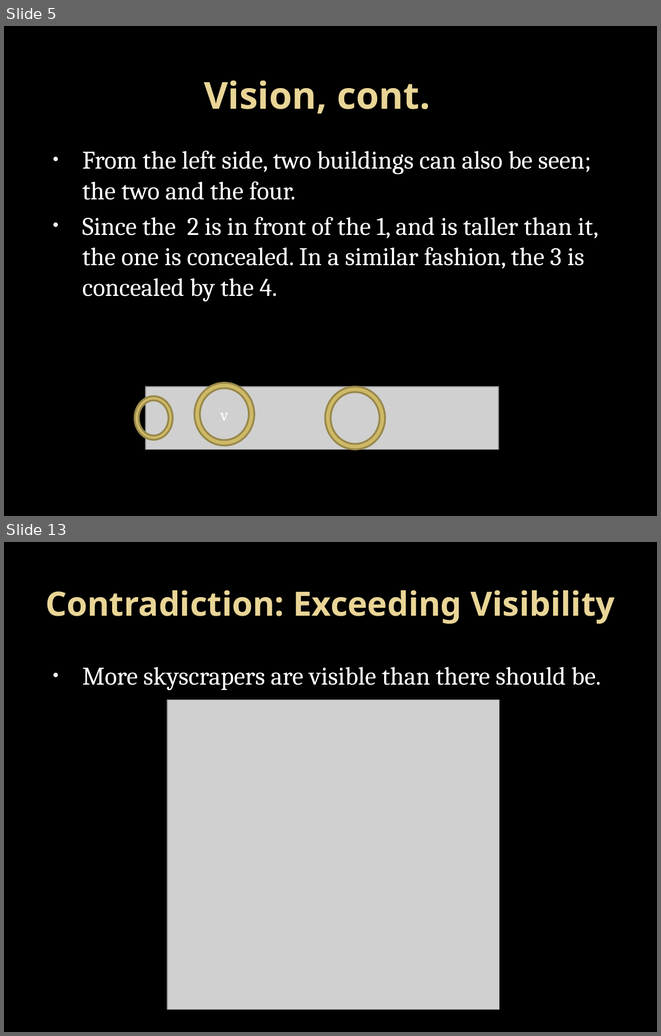
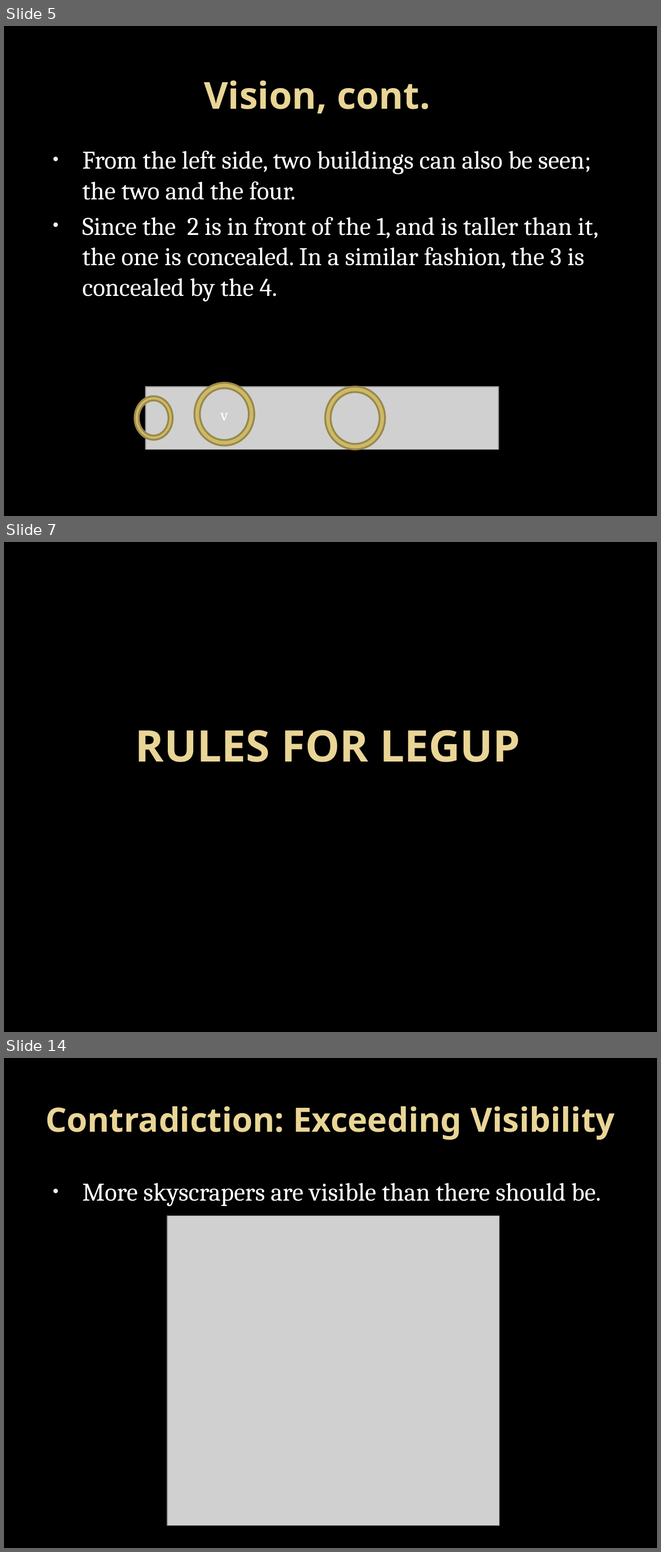
Before and after one commit to Bram28/LEGUP, a slide deck: misc/Rules/Skyscrapers.pptx. Shown one above the other, each under a label of ours: slides 5 and 13 before the commit, slides 5, 7 and 14 after it; the slides between them are not shown. The pictures are 661x1036 and 661x1552 pixels, drawn with LibreOffice and Linux fonts; fonts in the diff are those of the drawing; grey boxes stand for pictures; background and template pictures are left out. Boxes give left, top, right and bottom in pixels: in the first picture for what was removed or moved away, otherwise in the second. Text is boxed around its words. In the diff, an @@ line names an element or a change of style, - is before the commit and + after.

```diff
--- a/misc/Rules/Skyscrapers.pptx
+++ b/misc/Rules/Skyscrapers.pptx
@@ slide 7 added at [4, 542, 657, 1032], background picture (left out) @@
@@ title added at [135, 730, 520, 762], 48 pt, text gradient #EAD696 to #E7D081, bold @@
+RULES FOR LEGUP
@@ what was slide 13 is now slide 14 @@
```
Also in this commit, not shown: 9 slides changed, 5 other slides added, 2 slides removed, 4 other files.
